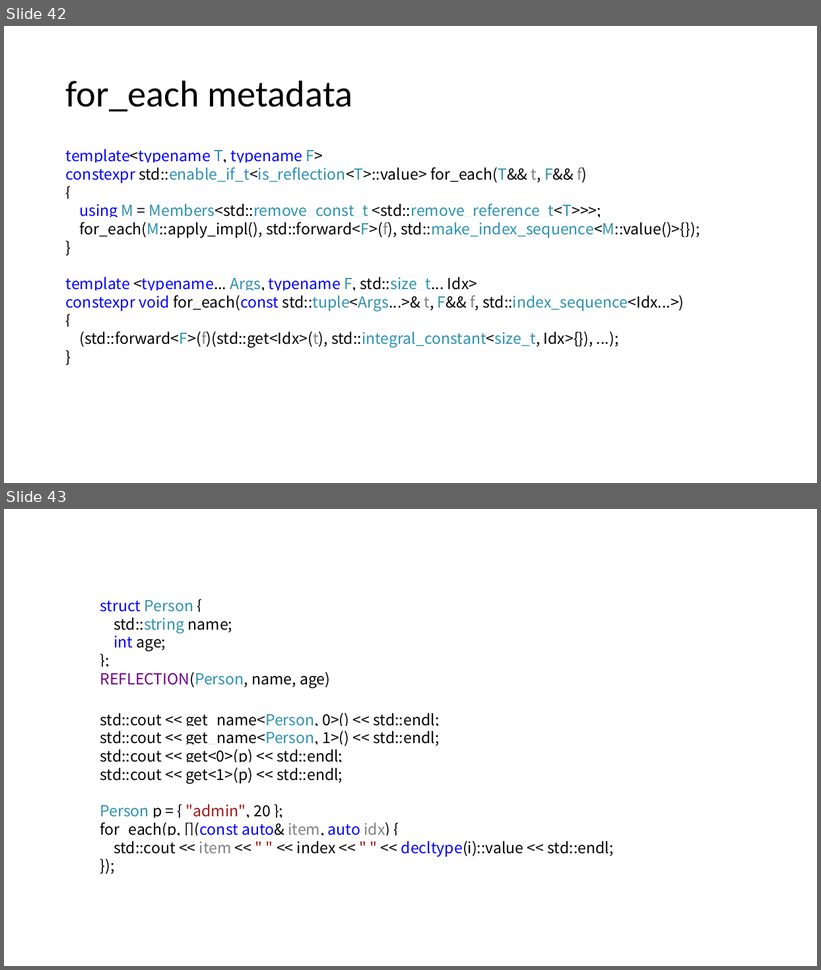
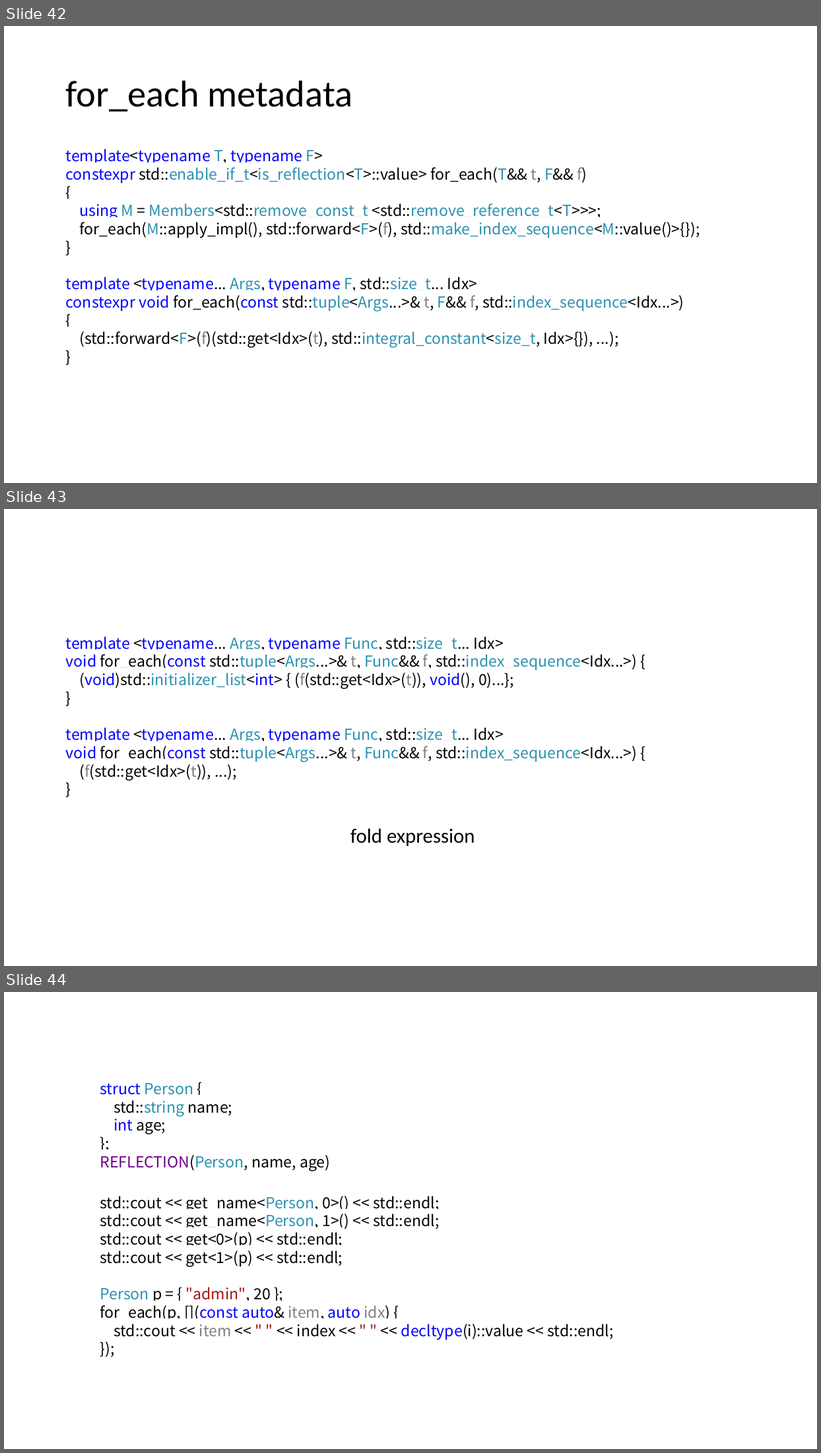
Before and after one commit to qicosmos/cppcon2017, a slide deck: cppcon2017.pptx. Shown one above the other, each under a label of ours: slides 42 and 43 before the commit, slides 42, 43 and 44 after it. The pictures are 821x970 and 821x1453 pixels, drawn with LibreOffice and Linux fonts; fonts in the diff are those of the drawing. Boxes give left, top, right and bottom in pixels: in the first picture for what was removed or moved away, otherwise in the second. Text is boxed around its words. In the diff, an @@ line names an element or a change of style, - is before the commit and + after.

```diff
--- a/cppcon2017.pptx
+++ b/cppcon2017.pptx
@@ slide 43 added at box(4, 509, 817, 966), background #FFFFFF @@
@@ text added at box(66, 636, 638, 780), 18 pt, text #000000 @@
+template <typename... Args, typename Func, std::size_t... Idx>
+void for_each(const std::tuple<Args...>& t, Func&& f, std::index_sequence<Idx...>) {
+(void)std::initializer_list<int> { (f(std::get<Idx>(t)), void(), 0)...};
+}
+template <typename... Args, typename Func, std::size_t... Idx>
+void for_each(const std::tuple<Args...>& t, Func&& f, std::index_sequence<Idx...>) {
+(f(std::get<Idx>(t)), ...);
+}
@@ text added at box(350, 828, 475, 846), 24 pt, text #000000 @@
+fold expression
@@ what was slide 43 is now slide 44 @@
```
Also in this commit, not shown: 1 slide changed, 9 other slides added.
